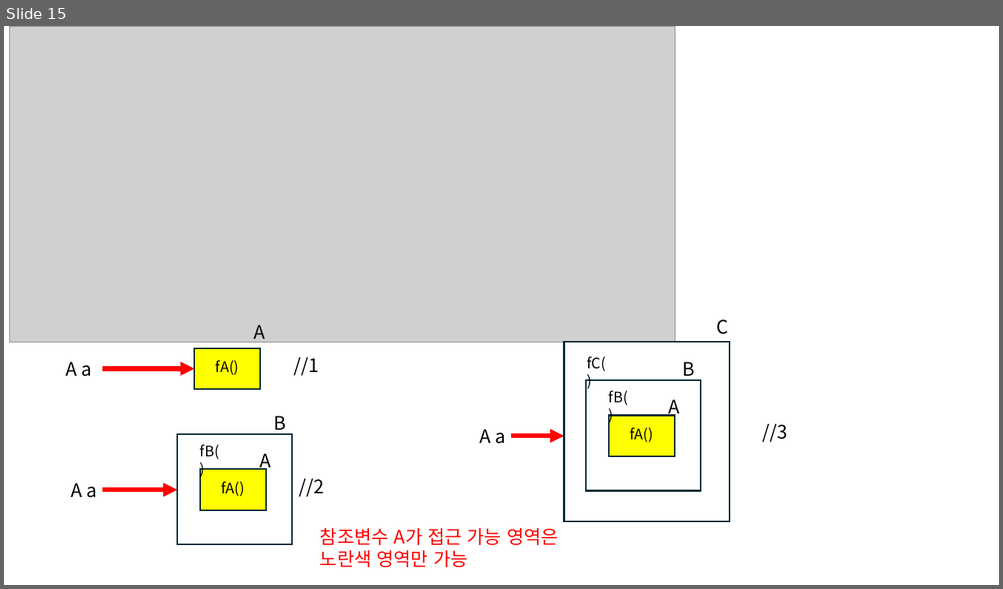
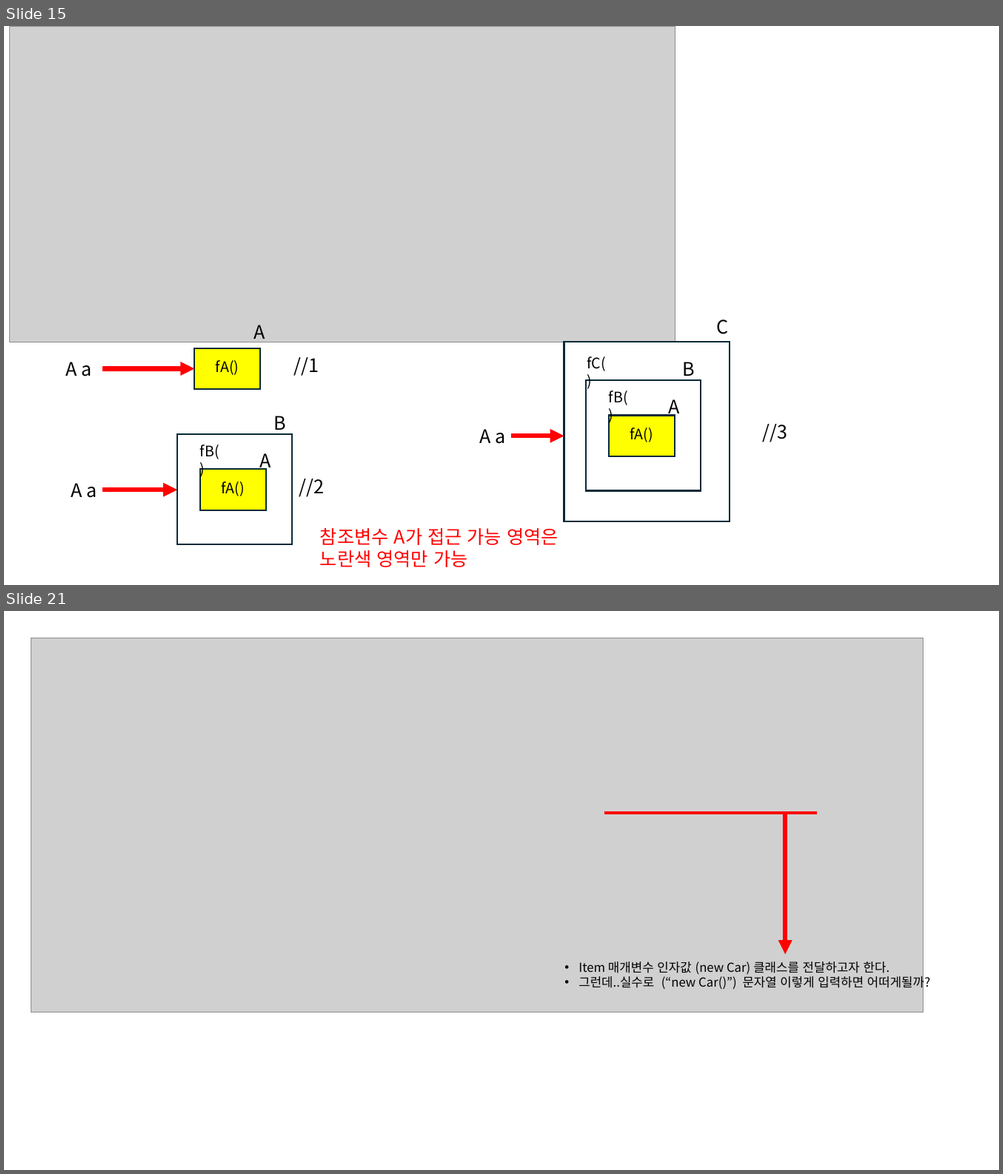
Before and after one commit to redkama/Java_20251020, a slide deck: java수업.pptm. Shown one above the other, each under a label of ours: slide 15 before the commit, slides 15 and 21 after it; the slides between them are not shown. The pictures are 1003x589 and 1003x1174 pixels, drawn with LibreOffice and Linux fonts; fonts in the diff are those of the drawing; grey boxes stand for pictures. Boxes give left, top, right and bottom in pixels: in the first picture for what was removed or moved away, otherwise in the second. Text is boxed around its words. In the diff, an @@ line names an element or a change of style, - is before the commit and + after.

```diff
--- a/java수업.pptm
+++ b/java수업.pptm
@@ slide 21 added at bbox=[4, 611, 999, 1170], background #FFFFFF @@
@@ picture added at bbox=[31, 638, 922, 1012] @@
@@ line added from (604, 813) to (817, 813), #FF0000 3 pt @@
@@ arrow added from (785, 813) to (785, 954), #FF0000 4.5 pt @@
@@ text added at bbox=[578, 962, 930, 991], 12 pt, text #000000 @@
+• Item 매개변수 인자값 (new Car) 클래스를 전달하고자 한다.
+• 그런데..실수로 (“new Car()”) 문자열 이렇게 입력하면 어떠게될까?
```
Also in this commit, not shown: 1 slide changed, 4 other slides added.
